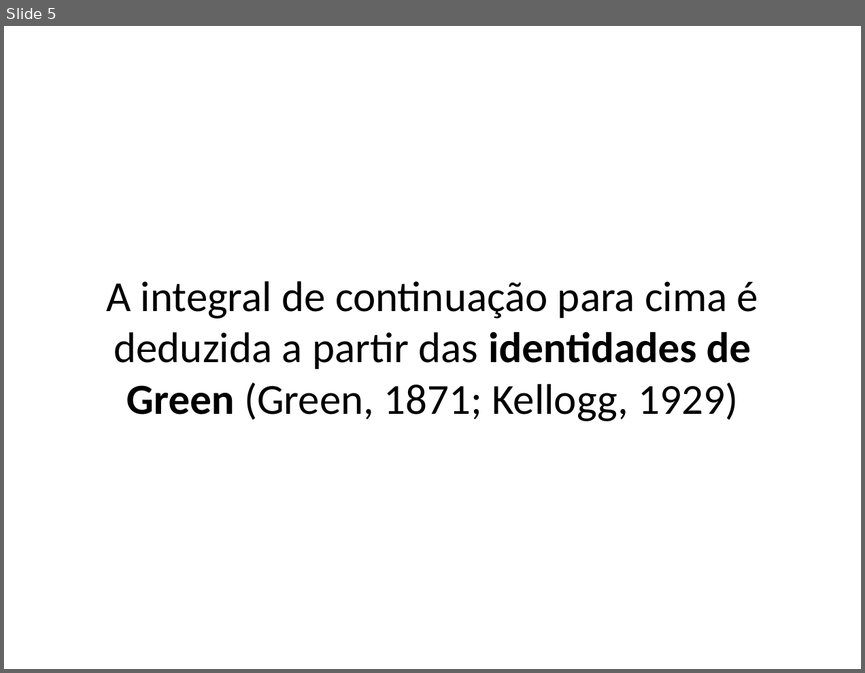
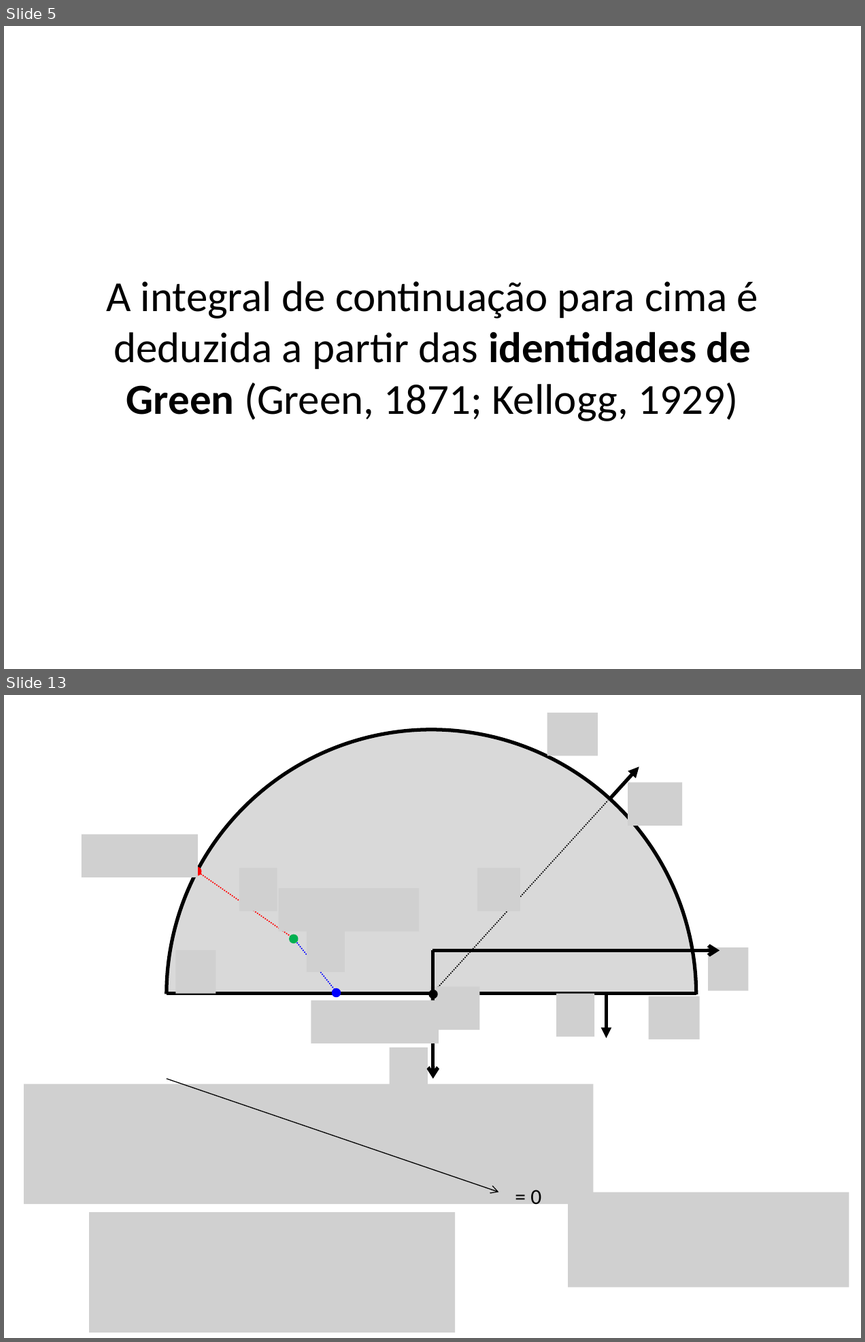
Before and after one commit to pinga-lab/CE-VII-SimBGf-2016, a slide deck: slides/8_integral_continuacao.pptx. Shown one above the other, each under a label of ours: slide 5 before the commit, slides 5 and 13 after it; the slides between them are not shown. The pictures are 865x673 and 865x1342 pixels, drawn with LibreOffice and Linux fonts; fonts in the diff are those of the drawing; grey boxes stand for pictures. Boxes give left, top, right and bottom in pixels: in the first picture for what was removed or moved away, otherwise in the second. Text is boxed around its words. In the diff, an @@ line names an element or a change of style, - is before the commit and + after.

```diff
--- a/slides/8_integral_continuacao.pptx
+++ b/slides/8_integral_continuacao.pptx
@@ slide 13 added at (x1=4, y1=695, x2=861, y2=1338), background #FFFFFF @@
@@ picture added at (x1=547, y1=713, x2=598, y2=756) @@
@@ arc (boxed as its full ellipse) added at (x1=167, y1=729, x2=696, y2=1259), fill #D9D9D9, outline #000000 3 pt @@
@@ arrow added from (611, 798) to (639, 767), #000000 3 pt @@
@@ picture added at (x1=628, y1=783, x2=682, y2=826) @@
@@ line added from (432, 994) to (608, 800), #000000 1 pt dashed @@
@@ picture added at (x1=82, y1=834, x2=198, y2=877) @@
@@ ellipse added at (x1=193, y1=868, x2=201, y2=875), fill #FF0000, outline #FF0000 2 pt @@
@@ line added from (293, 938) to (197, 872), #FF0000 1 pt dashed @@
@@ picture added at (x1=239, y1=868, x2=277, y2=911) @@
@@ picture added at (x1=477, y1=868, x2=520, y2=911) @@
@@ picture added at (x1=278, y1=888, x2=419, y2=930) @@
@@ ellipse added at (x1=290, y1=936, x2=297, y2=943), fill #00B050, outline #00B050 2 pt @@
@@ line added from (294, 938) to (337, 993), #0000FF 1 pt dashed @@
@@ picture added at (x1=307, y1=929, x2=344, y2=972) @@
@@ picture added at (x1=175, y1=950, x2=215, y2=993) @@
@@ arrow added from (432, 950) to (719, 950), #000000 3 pt @@
@@ arrow added from (433, 950) to (433, 1079), #000000 3 pt @@
@@ picture added at (x1=707, y1=948, x2=748, y2=991) @@
@@ line added from (167, 993) to (696, 993), #000000 3 pt @@
@@ picture added at (x1=311, y1=1000, x2=439, y2=1043) @@
@@ ellipse added at (x1=333, y1=989, x2=340, y2=996), fill #0000FF, outline #0000FF 2 pt @@
@@ picture added at (x1=430, y1=986, x2=479, y2=1029) @@
@@ ellipse added at (x1=430, y1=991, x2=436, y2=998), fill #000000, outline #000000 2 pt @@
@@ picture added at (x1=557, y1=993, x2=594, y2=1036) @@
@@ arrow added from (606, 995) to (606, 1038), #000000 3 pt @@
@@ picture added at (x1=649, y1=996, x2=700, y2=1038) @@
@@ picture added at (x1=390, y1=1047, x2=428, y2=1090) @@
@@ arrow added from (167, 1079) to (498, 1192), #000000 0.75 pt @@
@@ picture added at (x1=24, y1=1084, x2=594, y2=1204) @@
@@ text added at (x1=530, y1=1189, x2=541, y2=1208), 18 pt, text #000000 @@
+= 0
@@ picture added at (x1=568, y1=1192, x2=849, y2=1287) @@
@@ picture added at (x1=89, y1=1212, x2=455, y2=1331) @@
```
Also in this commit, not shown: 1 slide changed, 18 other slides added, 1 other file.
